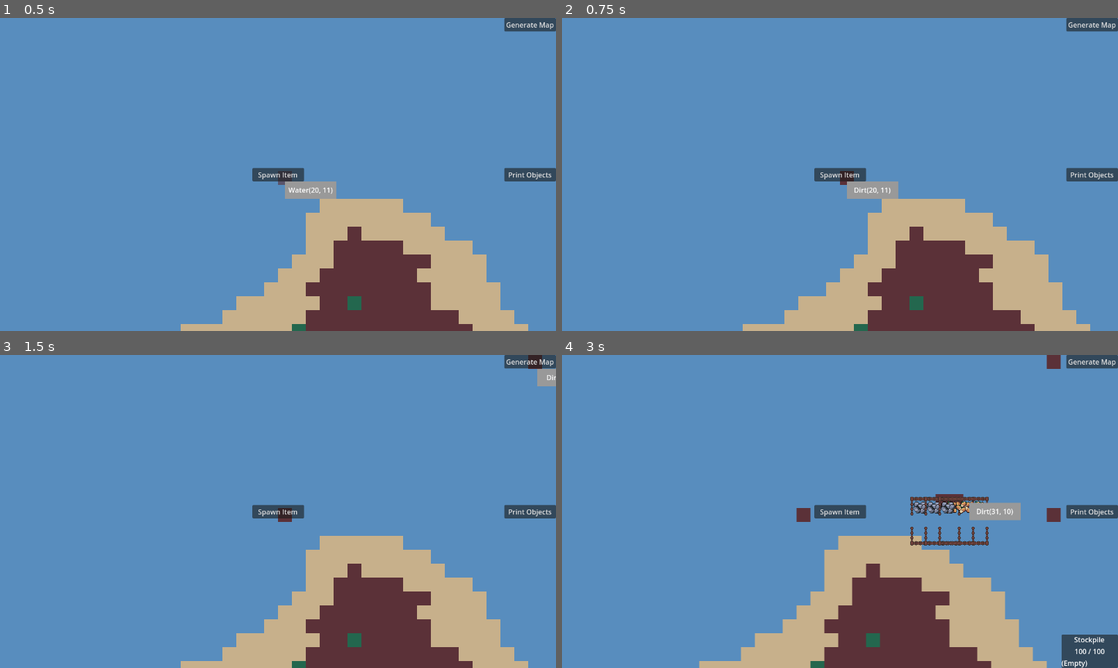
Above: before the commit, frames 1-4 (two rows, left to right).
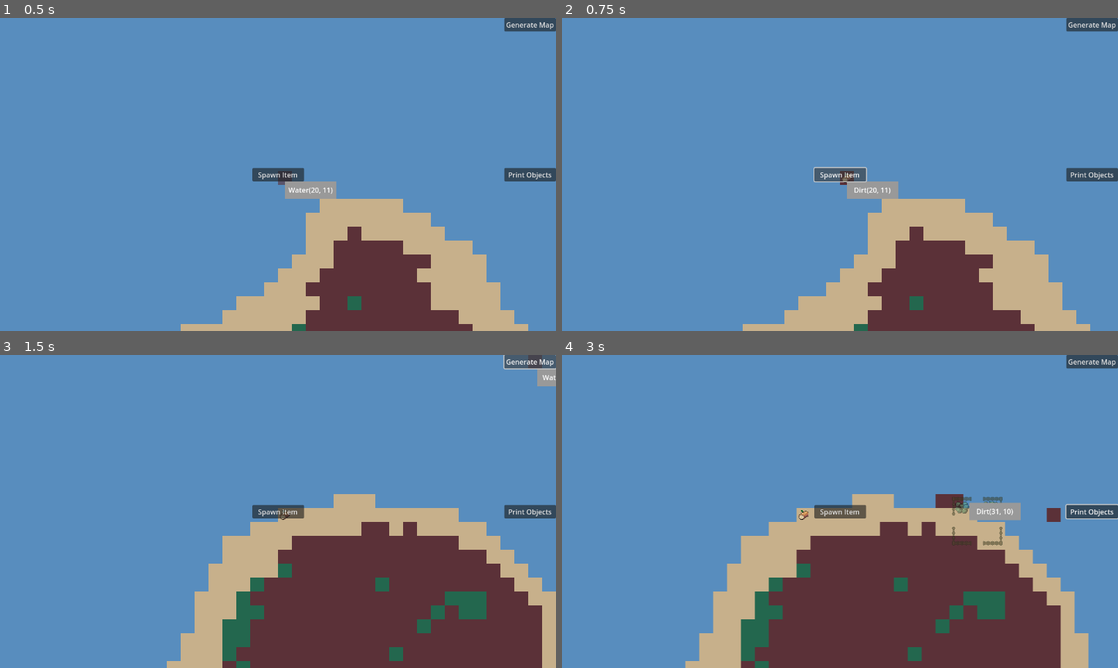
Above: after the commit, the same moments.

Repository: ColdTerror/Core-and-Conveyor
Game: Godot game, scene res://scenes/level.tscn
The game is run twice, just before and just after one commit, with the same random seed, the same clock (stepped at 60 frames per second) and the same inputs. The engine's default icon, where the game draws it, is replaced by a stand-in: a white triangle on a blue panel in a dark square.
Inputs (mouse positions are in pixels of both pictures, inside the frame that each line leads up to):
- Up to frame 1 (0.5 s): no input
- Up to frame 2 (0.75 s): click (840, 174) at 0.5 s, where only the run after the commit has a clickable "Spawn Item"
- Up to frame 3 (1.5 s): click (528, 361) at 1.25 s, where only the run after the commit has a clickable "Generate Map"
- Up to frame 4 (3 s): click (1090, 511) at 2 s, where only the run after the commit has a clickable "Print Objects"; tap Enter at 2.75 s; move the mouse to (962, 495) at 2.77 s; hold Right (ui_right) from 2.78 s (still down); hold P from 2.78 s (still down); click (962, 495) at 2.92 s

Frame 1 is identical in both runs. In frame 2, 0.1% of the frame differs, in the area x 45-55%, y 47-53%; in frame 3, 24%; in frame 4, 25%, in the area x 22-100%, y 0-100%.

Commit message:
Add ghost building placement system
Introduces a ghost building mechanic for visualizing building placement before finalizing. The Level script now supports starting, updating, confirming, and canceling building placement, with visual feedback for valid/invalid positions. Building.gd adds methods to handle ghost state and placement validity, improving user experience and preventing invalid placements.

Diff:
--- a/scenes/level.tscn
+++ b/scenes/level.tscn
@@ -74,7 +74,6 @@
 offset_left = -119.0
 offset_bottom = 31.0
 grow_horizontal = 0
-mouse_filter = 2
 text = "Generate Map"
 
 [node name="Print Objects" type="Button" parent="CanvasLayer"]
@@ -88,7 +87,6 @@
 offset_bottom = 15.5
 grow_horizontal = 0
 grow_vertical = 2
-mouse_filter = 2
 text = "Print Objects"
 
 [node name="Spawn Item" type="Button" parent="CanvasLayer"]
@@ -103,7 +101,6 @@
 offset_bottom = 15.5
 grow_horizontal = 2
 grow_vertical = 2
-mouse_filter = 2
 text = "Spawn Item
 "
 
--- a/scripts/Level.gd
+++ b/scripts/Level.gd
@@ -29,9 +29,15 @@
 
 var buildings: Array[Building] = []
 
+var ghost_building: Building = null
+var placing_building := false
+
+
 
 
 @export var item_scene: PackedScene # Drag your Ore/Item .tscn here in the Inspector
+
+@export var stockpile_scene: PackedScene
 
 
 var item_grid := {} # Key: Vector2i (grid pos), Value: Node (the item)
@@ -59,7 +65,6 @@
 	# 4. Set its position to the center of the tile
 	new_item.global_position = spawn_pos
 
-	print("Spawned item at: ", grid_pos)
 
 func _ready():
 	generate_simple_map()
@@ -73,6 +78,10 @@
 	var grid_pos = terrain_layer.local_to_map(mouse_pos)
 
 	update_tooltip(grid_pos)
+
+	if placing_building and ghost_building:
+		update_ghost_position()
+
 
 	if Input.is_mouse_button_pressed(MOUSE_BUTTON_LEFT):
 		if current_tile_index < tile_library.size():
@@ -80,6 +89,8 @@
 
 	if Input.is_mouse_button_pressed(MOUSE_BUTTON_RIGHT):
 		mine_tile(grid_pos)
+
+
 
 	update_highlight(grid_pos)
 
@@ -257,7 +268,18 @@
 	elif Input.is_key_pressed(KEY_COMMA):
 		current_tile_index = (current_tile_index - 1 + tile_library.size()) % tile_library.size()
 	elif Input.is_key_pressed(KEY_P):
-		place_stockpile()
+		start_placing_building(stockpile_scene)
+
+	if placing_building and event.is_action_pressed("ui_left"):
+		var mouse_pos = get_global_mouse_position()
+		var grid_pos = object_layer.local_to_map(mouse_pos)
+
+		if ghost_building.can_place_at(grid_pos, object_layer):
+			finalize_building_placement(grid_pos)
+
+	elif placing_building and event.is_action_pressed("ui_right"):
+		cancel_building_placement()
+
 
 
 	# NEW: Quick Rotate for Conveyors
@@ -312,30 +334,53 @@
 
 
 
-
-
-@export var stockpile_scene: PackedScene
-func place_stockpile():
-	if stockpile_scene == null:
-		print("Error: No stockpile_scene assigned in the Inspector!")
-		return
-
+func start_placing_building(scene: PackedScene):
+	if scene == null:
+		return
+
+	if placing_building:
+		cancel_building_placement()
+
+	ghost_building = scene.instantiate() as Building
+	add_child(ghost_building)
+
+	ghost_building.set_ghost(true)
+	placing_building = true
+
+
+func update_ghost_position():
 	var mouse_pos = get_global_mouse_position()
 	var grid_pos = object_layer.local_to_map(mouse_pos)
 
-	var b: Building = stockpile_scene.instantiate()
-	add_child(b)
-
-	if not b.can_place_at(grid_pos, object_layer):
-		b.queue_free()
-		return
-
-	b.place_at(grid_pos, object_layer)
-
-	buildings.append(b)
-	register_building(b)
-
-	print("Spawned stockpile at: ", grid_pos)
+	ghost_building.place_at(grid_pos, object_layer)
+
+	var valid := ghost_building.can_place_at(grid_pos, object_layer)
+
+	ghost_building.set_valid_placement(valid)
+
+
+func finalize_building_placement(grid_pos: Vector2i):
+	if ghost_building == null:
+		return
+
+	if not ghost_building.can_place_at(grid_pos, object_layer):
+		return
+
+	ghost_building.set_ghost(false)
+	ghost_building.place_at(grid_pos, object_layer)
+
+	buildings.append(ghost_building)
+	register_building(ghost_building)
+
+	ghost_building = null
+	placing_building = false
+
+func cancel_building_placement():
+	if ghost_building:
+		ghost_building.queue_free()
+
+	ghost_building = null
+	placing_building = false
 
 
 func register_building(building: Building):
@@ -343,8 +388,6 @@
 	building.hovered.connect(_on_building_hovered)
 	building.unhovered.connect(_on_building_unhovered)
 
-
-
 func _on_building_hovered(building: Building):
 	hover_popup.show_building_info(building)
 
--- a/scripts/building.gd
+++ b/scripts/building.gd
@@ -58,6 +58,27 @@
 	# 3. Ensure the CollisionShape2D itself has no local offset
 	collision_shape.position = Vector2.ZERO
 
+
+func set_ghost(enabled: bool):
+	# Disable hover + physics
+	if has_node("Area2D"):
+		$Area2D.monitoring = not enabled
+		$Area2D.visible = not enabled
+
+	# Tint sprite
+	if has_node("Sprite2D"):
+		if enabled:
+			$Sprite2D.modulate = Color(1, 1, 1, 0.5)
+		else:
+			$Sprite2D.modulate = Color(1, 1, 1, 1)
+
+func set_valid_placement(valid: bool):
+	if valid:
+		$Sprite2D.modulate = Color(0.6, 1.0, 0.6, 0.5)
+	else:
+		$Sprite2D.modulate = Color(1.0, 0.4, 0.4, 0.5)
+
+
 # ---- Item hooks (to be overrriden) ----
 func accepts_item_at(_tile: Vector2i) -> bool:
 	return false
